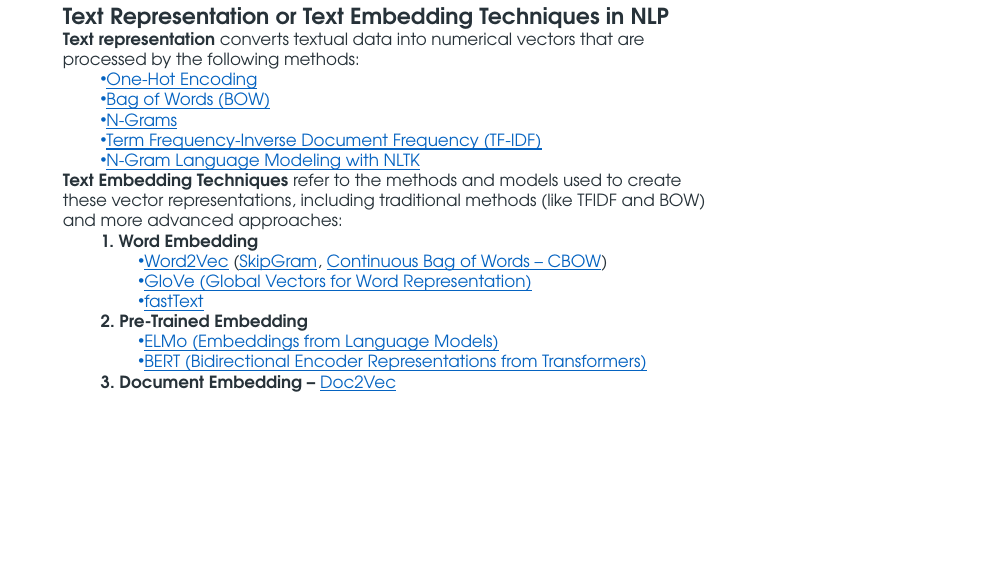
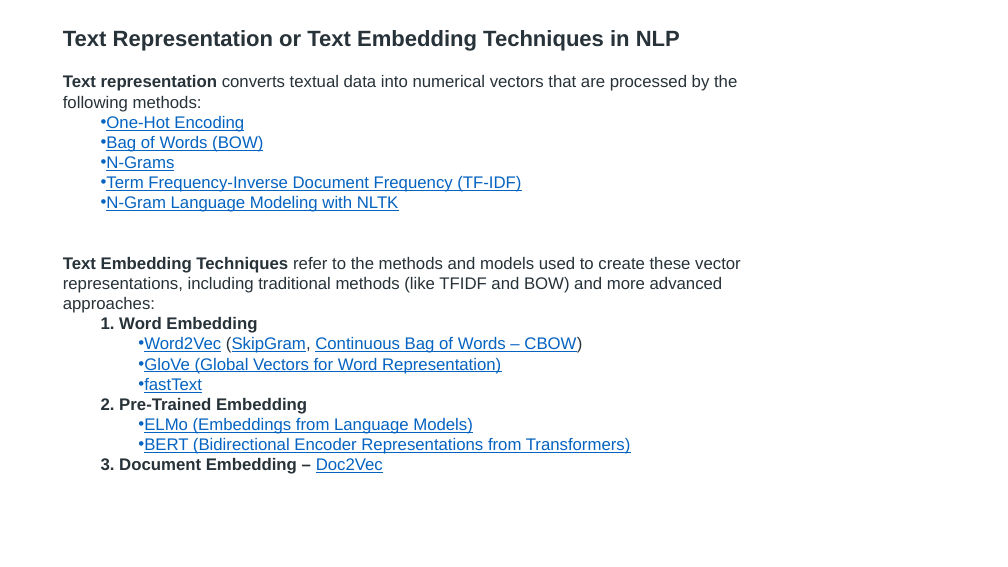
Before and after one commit to shahil04/ds_materials, a slide deck: slide 23 of 9.Deep_learning/class_11.0_NLP_text_preprocessing_.pptx (slide 22 before the commit). Drawn at 1008x567 pixels with LibreOffice and Linux fonts; fonts in the diff are those of the drawing. Boxes give left, top, right and bottom in pixels: in the first picture for what was removed or moved away, otherwise in the second. Text is boxed around its words. In the diff, an @@ line names an element or a change of style, - is before the commit and + after.

```diff
--- a/9.Deep_learning/class_11.0_NLP_text_preprocessing_.pptx
+++ b/9.Deep_learning/class_11.0_NLP_text_preprocessing_.pptx
@@ text "Text Representation or Text Embedding ...": place and size @@
-text "Text Representation or Text Embedding ..." at [63,7,705,392]
+text "Text Representation or Text Embedding ..." at [63,30,741,474]
@@ text "Text Representation or Text Embedding ..." at [63,30,741,474]: font TeX Gyre Adventor to Arial @@
```
Also in this commit, not shown: 11 other slides changed, 10 slides added, 6 slides removed, 10 other files.
